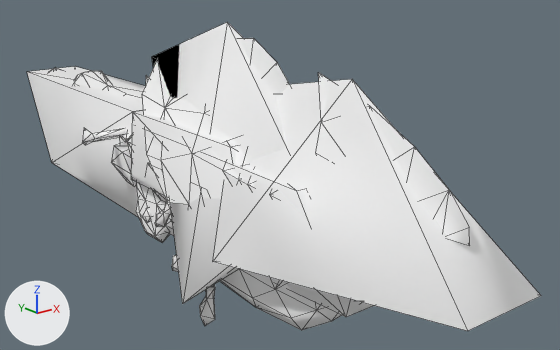
Two versions of the glTF model docs/models/weapons/w04/080.glb, one commit apart.
Both versions are drawn from a camera (50 mm lens) standing at (-1.22, -2.11, 0.45) and looking at (0.18, -0.37, -0.25). Every picture has the same lights, and +X, +Y and +Z are marked at lower left. The older version comes first. Mesh edges are drawn as thin lines. Vertices at exactly the same position are counted once.

The first picture shows 'Group[0]', 'Group[100]', 'Group[1]', 'Group[2]'.
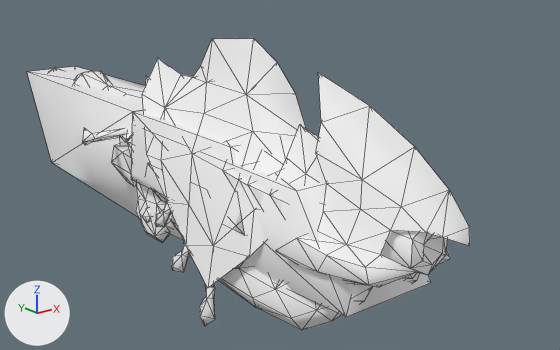
Changed parts and their boxes [x1, y1, x2, y2] in the pictures (560 x 350 px):
'Group[1]', reshaped (25% narrower, 17% shorter): before [213, 73, 541, 331]; after [223, 73, 470, 287]
'Group[2]', reshaped: before [142, 22, 290, 326]; after [142, 38, 306, 326]
part 1 of me_group_1, deleted: before [213, 79, 541, 331]
part 2 of me_group_2, deleted: before [152, 22, 286, 304]

What changed in the scene script:
```text
Change me_group_1:
    used by ob_group_1; location = (0.0, 0.0, 0.0)
    remove me_group_1.from_pydata(...)  # 159 vertices, 272 faces; spans x -0.247..0.247, y -1.305..-0.401, z -0.326..0.128
    add me_group_1.from_pydata(...)  # 153 vertices, 264 faces; spans x -0.168..0.168, y -1.206..-0.432, z -0.315..0.128
    me_group_1 part 1: the loose piece of 6 vertices spanning x -0.247..0.247, y -1.305..-0.401, z -0.326..0.128 is deleted
Change me_group_2:
    used by ob_group_2; location = (0.0, 0.0, 0.0)
    remove me_group_2.from_pydata(...)  # 96 vertices, 173 faces; spans x -0.247..0.136, y -0.849..0.059, z -0.596..0.214
    add me_group_2.from_pydata(...)  # 91 vertices, 167 faces; spans x -0.195..0.136, y -0.833..0.021, z -0.596..0.182
    me_group_2 part 2: the loose piece of 5 vertices spanning x -0.247..0.119, y -0.849..0.059, z -0.501..0.214 is deleted
    remove me_group_2.materials.append(mat_xfb__e0__m00_hbg080_bm)  # white #ffffff
```
